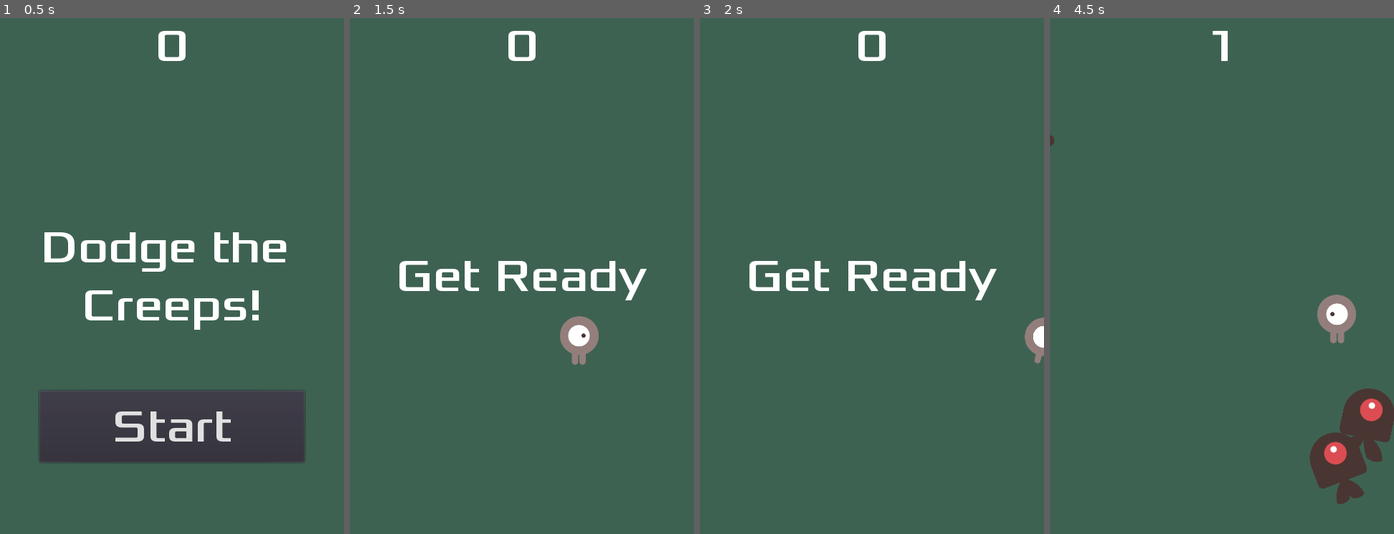
Above: before the commit, frames 1-4 (left to right).
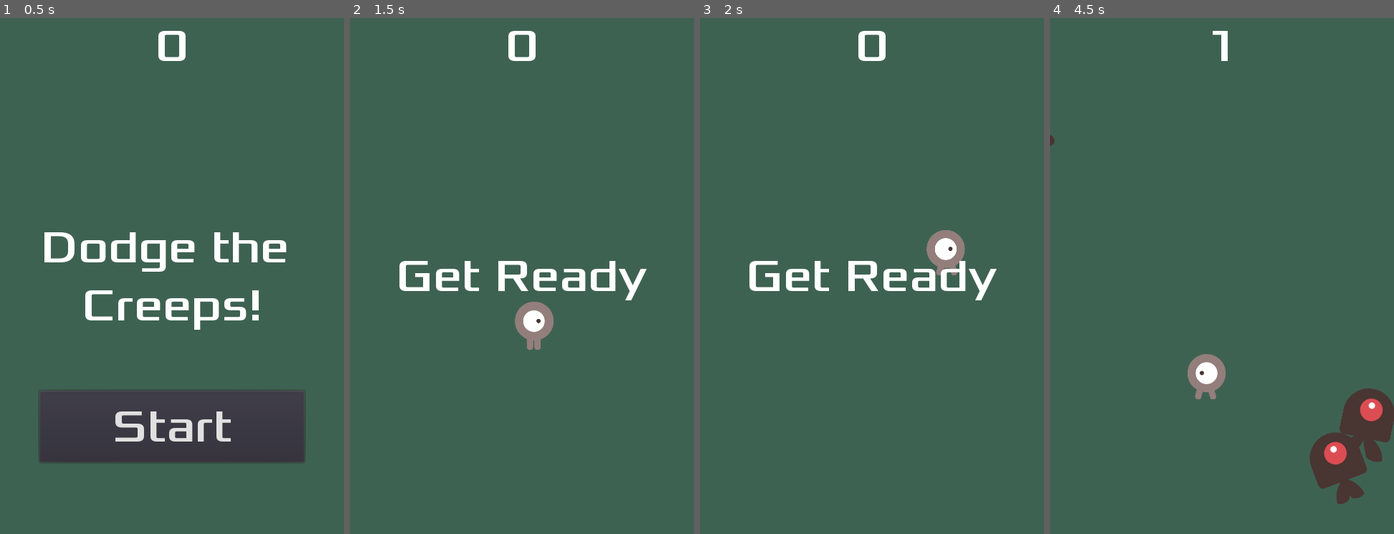
Above: after the commit, the same moments.

Repository: arthemus/dodge-creeps
Game: Godot game, scene res://Main.tscn
Same seed, same stepped clock (60 frames per second), same inputs: the game is played once before the commit and once after it.
Inputs (mouse positions are in pixels of both pictures, inside the frame that each line leads up to):
- Up to frame 1 (0.5 s): no input
- Up to frame 2 (1.5 s): click "Start" at 0.5 s; tap Enter at 1.25 s; move the mouse to (597, 250) at 1.27 s; hold Right (ui_right) from 1.28 s (still down); click (597, 250) at 1.42 s
- Up to frame 3 (2 s): keep holding Right (ui_right)
- Up to frame 4 (4.5 s): move the mouse to (1153, 301) at 2.02 s; release Right (ui_right) at 2.03 s; hold Down (ui_down) 2.03-2.78 s; move the mouse to (1256, 162) at 2.77 s; hold Right (ui_right) 2.78-3.53 s; move the mouse to (1204, 379) at 3.52 s; hold Up (ui_up) 3.53-4.28 s; click (1204, 379) at 3.67 s; move the mouse to (1325, 353) at 4.27 s; hold Left (ui_left) from 4.28 s (still down)

Frame 1 is identical in both runs. In frame 2, 1.5% of the frame differs, in the area x 47-73%, y 55-68%; in frame 3, 1.0%; in frame 4, 1.5%.

Commit message:
Exporting configs.

Diff:
--- a/Player.gd
+++ b/Player.gd
@@ -2,51 +2,62 @@
 
 signal hit
 
-# How fast the player will move (pixels/sec).
 export var speed = 400
-
-# Size of the game window.
+var velocity = Vector2()
 var screen_size
-
-func start(pos):
-	position = pos
-	show()
-	$CollisionShape2D.disabled = false
+# Add this variable to hold the clicked position.
+var target = Vector2()
 
 func _ready():
 	hide()
 	screen_size = get_viewport_rect().size
 
+func start(pos):
+	position = pos
+	# Initial target is the start position.
+	target = pos
+	show()
+	$CollisionShape2D.disabled = false
+
+# Change the target whenever a touch event happens.
+func _input(event):
+	if event is InputEventScreenTouch and event.pressed:
+		target = event.position
+
 func _process(delta):
-	# The player's movement vector.
-	var velocity = Vector2()
-	if Input.is_action_pressed("ui_right"):
-		velocity.x += 1
-	if Input.is_action_pressed("ui_left"):
-		velocity.x -= 1
-	if Input.is_action_pressed("ui_down"):
-		velocity.y += 1
-	if Input.is_action_pressed("ui_up"):
-		velocity.y -= 1
+	# Move towards the target and stop when close.
+	if position.distance_to(target) > 10:
+		velocity = (target - position).normalized() * speed
+	else:
+		velocity = Vector2()
+# Remove keyboard controls.
+#    if Input.is_action_pressed("ui_right"):
+#       velocity.x += 1
+#    if Input.is_action_pressed("ui_left"):
+#        velocity.x -= 1
+#    if Input.is_action_pressed("ui_down"):
+#        velocity.y += 1
+#    if Input.is_action_pressed("ui_up"):
+#        velocity.y -= 1
 	if velocity.length() > 0:
 		velocity = velocity.normalized() * speed
 		$AnimatedSprite.play()
 	else:
 		$AnimatedSprite.stop()
 	position += velocity * delta
-	position.x = clamp(position.x, 0, screen_size.x)
-	position.y = clamp(position.y, 0, screen_size.y)
+    # We don't need to clamp the player's position
+    # because you can't click outside the screen.
+    # position.x = clamp(position.x, 0, screensize.x)
+    # position.y = clamp(position.y, 0, screensize.y)
 	if velocity.x != 0:
 		$AnimatedSprite.animation = "right"
 		$AnimatedSprite.flip_v = false
-		# See the note below about boolean
 		$AnimatedSprite.flip_h = velocity.x < 0
 	elif velocity.y != 0:
 		$AnimatedSprite.animation = "up"
 		$AnimatedSprite.flip_v = velocity.y > 0
 
 func _on_Player_body_entered(body):
-	# Player disappears after being hit.
 	hide()
 	emit_signal("hit")
 	$CollisionShape2D.set_deferred("disabled", true)
--- a/project.godot
+++ b/project.godot
@@ -23,6 +23,8 @@
 
 window/size/width=480
 window/size/height=720
+window/stretch/mode="2d"
+window/stretch/aspect="keep"
 
 [rendering]
 
Not shown, added: data_dodge-creeps/Mono/etc/mono/2.0/settings.map
Not shown, added: data_dodge-creeps/Mono/etc/mono/4.0/settings.map
Not shown, added: data_dodge-creeps/Mono/etc/mono/4.5/settings.map
Not shown, added: data_dodge-creeps/Mono/etc/mono/browscap.ini
Not shown, added: data_dodge-creeps/Mono/etc/mono/mconfig/config.xml
Not shown, added: data_dodge-creeps/Mono/bin/MonoPosixHelper.dll
Not shown, added: data_dodge-creeps/Mono/etc/mono/2.0/Browsers/Compat.browser
Not shown, added: data_dodge-creeps/Mono/etc/mono/2.0/DefaultWsdlHelpGenerator.aspx
Not shown, added: data_dodge-creeps/Mono/etc/mono/2.0/machine.config
Not shown, added: data_dodge-creeps/Mono/etc/mono/2.0/web.config
Not shown, added: data_dodge-creeps/Mono/etc/mono/4.0/Browsers/Compat.browser
Not shown, added: data_dodge-creeps/Mono/etc/mono/4.0/DefaultWsdlHelpGenerator.aspx
(and 9 more such lines)
